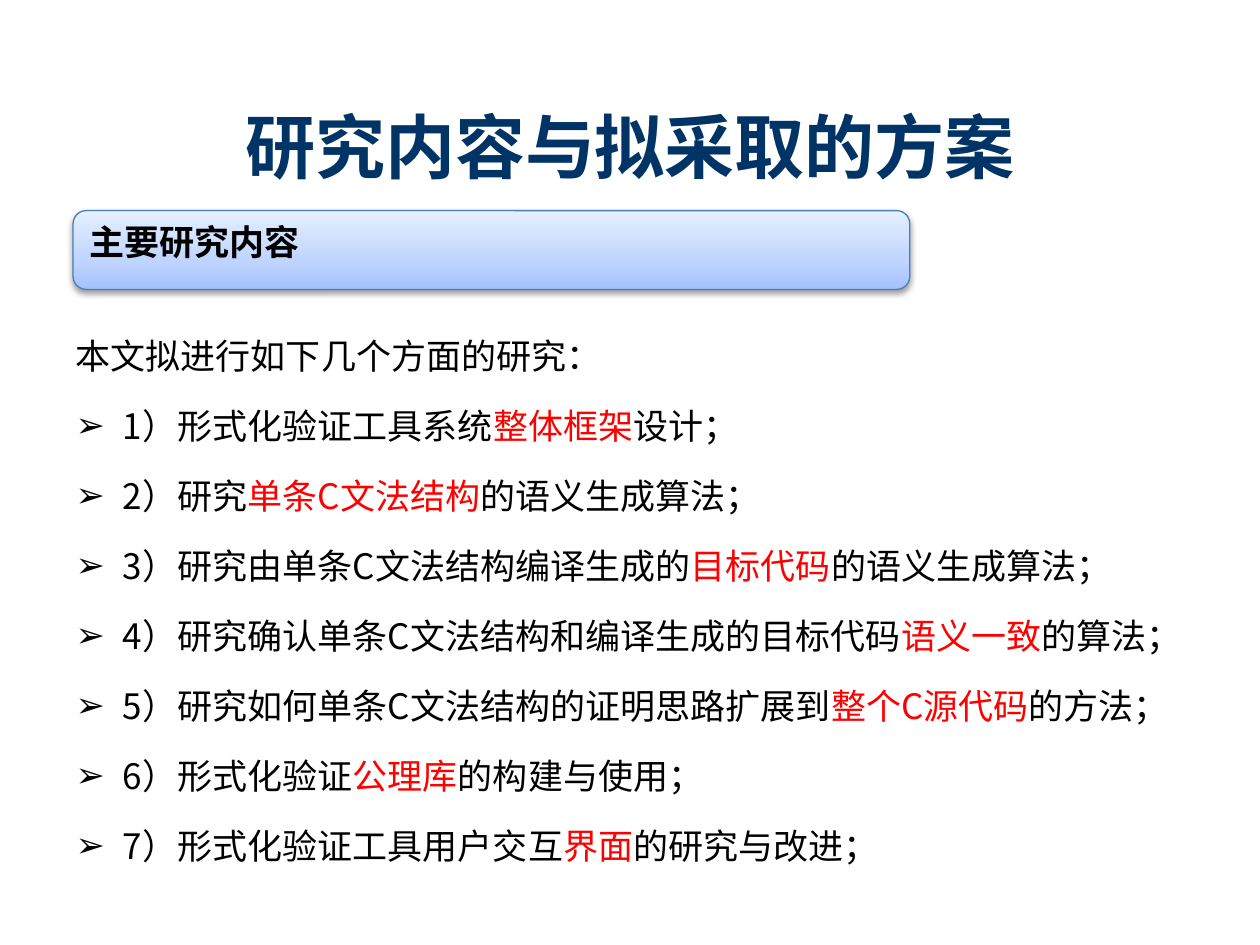
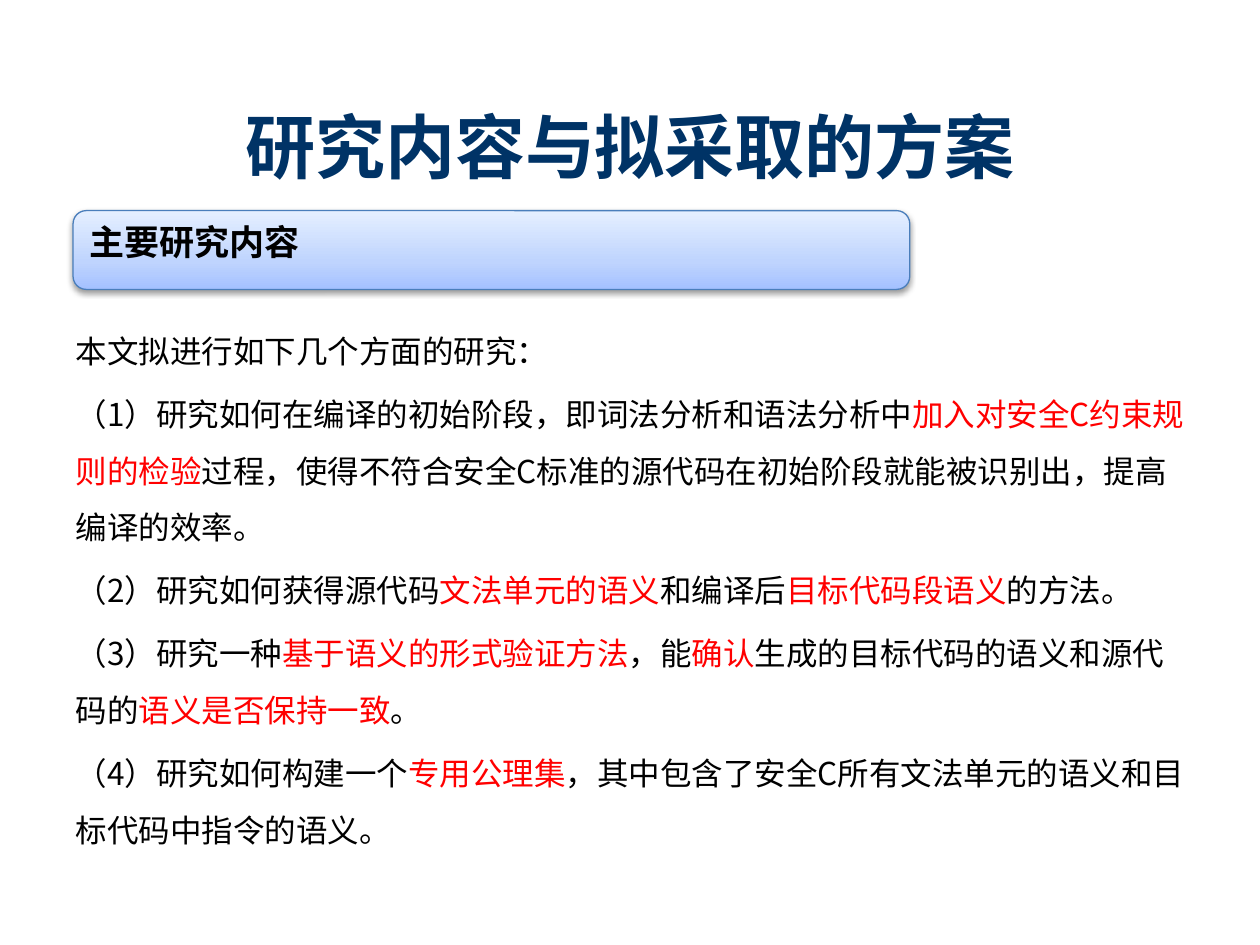
Before and after one commit to destiny1991/--2014--destiny, a slide deck: slide 16 of 开题/SY1406108_陈志伟_开题ppt.pptx. Drawn at 1260x945 pixels with LibreOffice and Linux fonts; fonts in the diff are those of the drawing; background and template pictures are left out. Boxes give left, top, right and bottom in pixels: in the first picture for what was removed or moved away, otherwise in the second. Text is boxed around its words. In the diff, an @@ line names an element or a change of style, - is before the commit and + after.

```diff
--- a/开题/SY1406108_陈志伟_开题ppt.pptx
+++ b/开题/SY1406108_陈志伟_开题ppt.pptx
@@ text at [76, 336, 548, 366]: size 20 to 18 pt in "本文拟进行如下几个方面的研究：" @@
@@ text at [76, 399, 1185, 845]: text changed; size 20 to 18 pt @@
-➢ 1）形式化验证工具系统整体框架设计；
-➢ 2）研究单条C文法结构的语义生成算法；
-➢ 3）研究由单条C文法结构编译生成的目标代码的语义生成算法；
-➢ 4）研究确认单条C文法结构和编译生成的目标代码语义一致的算法；
-➢ 5）研究如何单条C文法结构的证明思路扩展到整个C源代码的方法；
-➢ 6）形式化验证公理库的构建与使用；
-➢ 7）形式化验证工具用户交互界面的研究与改进；
+（1）研究如何在编译的初始阶段，即词法分析和语法分析中加入对安全C约束规则的检验过程，使得不符合安全C标准的源代码在初始阶段就能被识别出，提高编译的效率。
+（2）研究如何获得源代码文法单元的语义和编译后目标代码段语义的方法。
+（3）研究一种基于语义的形式验证方法，能确认生成的目标代码的语义和源代码的语义是否保持一致。
+（4）研究如何构建一个专用公理集，其中包含了安全C所有文法单元的语义和目标代码中指令的语义。
```
Also in this commit, not shown: 15 other slides changed, 2 other files.
